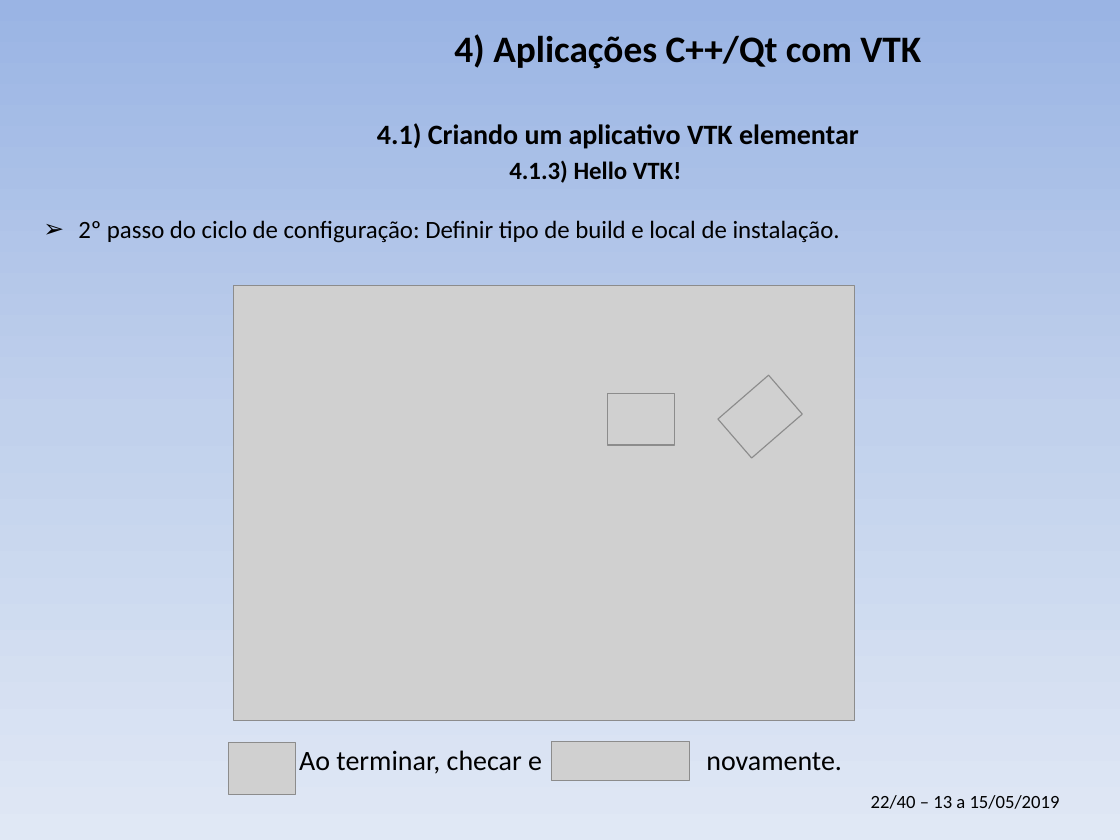
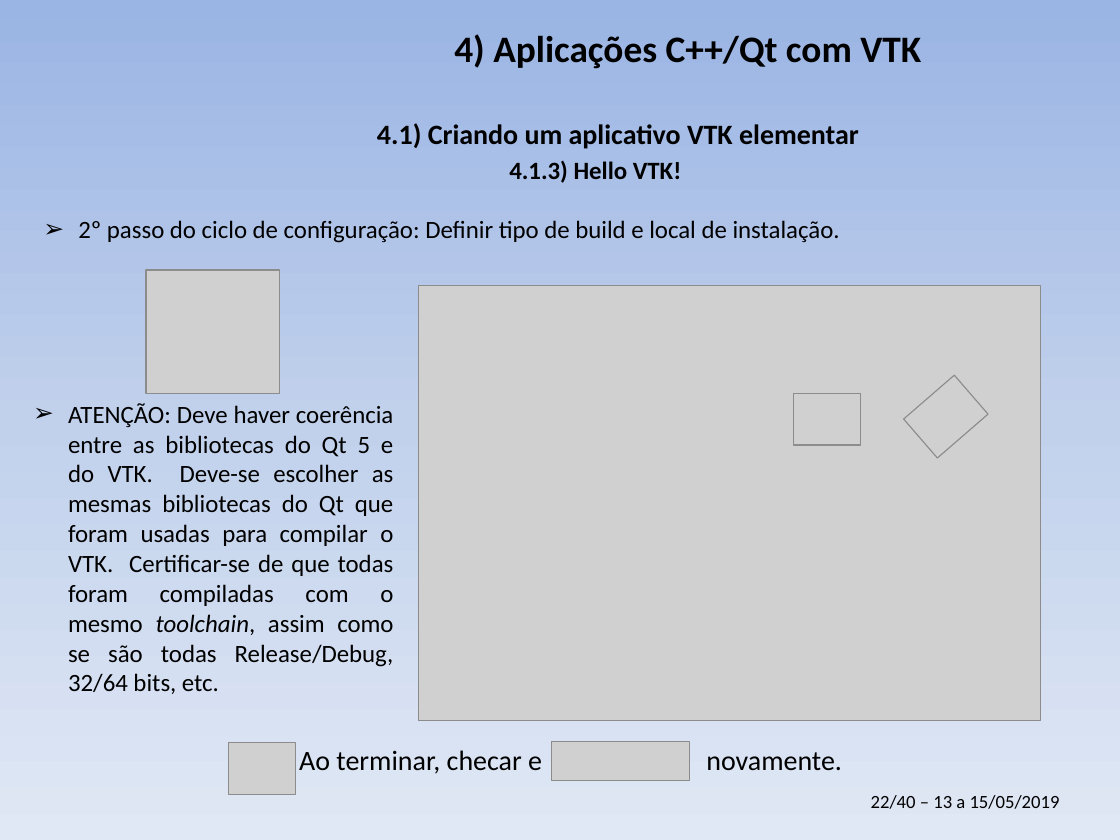
Before and after one commit to PauloCarvalhoRJ/cursoVTKgeo, a slide deck: slide 22 of aulas_3dias/slides_3dias.pptx. Drawn at 1120x840 pixels with LibreOffice and Linux fonts; fonts in the diff are those of the drawing; grey boxes stand for pictures; background and template pictures are left out. Boxes give left, top, right and bottom in pixels: in the first picture for what was removed or moved away, otherwise in the second. Text is boxed around its words. In the diff, an @@ line names an element or a change of style, - is before the commit and + after.

```diff
--- a/aulas_3dias/slides_3dias.pptx
+++ b/aulas_3dias/slides_3dias.pptx
@@ picture added at box(146, 270, 279, 393) @@
@@ 3 pictures: place and size @@
-3 pictures at box(233, 286, 855, 721)
+3 pictures at box(419, 286, 1040, 721)
@@ text added at box(68, 403, 394, 694), 16 pt, text #000000 @@
+➢ ATENÇÃO: Deve haver coerência entre as bibliotecas do Qt 5 e do VTK. Deve-se escolher as mesmas bibliotecas do Qt que foram usadas para compilar o VTK. Certificar-se de que todas foram compiladas com o mesmo toolchain, assim como se são todas Release/Debug, 32/64 bits, etc.
```
Also in this commit, not shown: 1 other slide changed.
